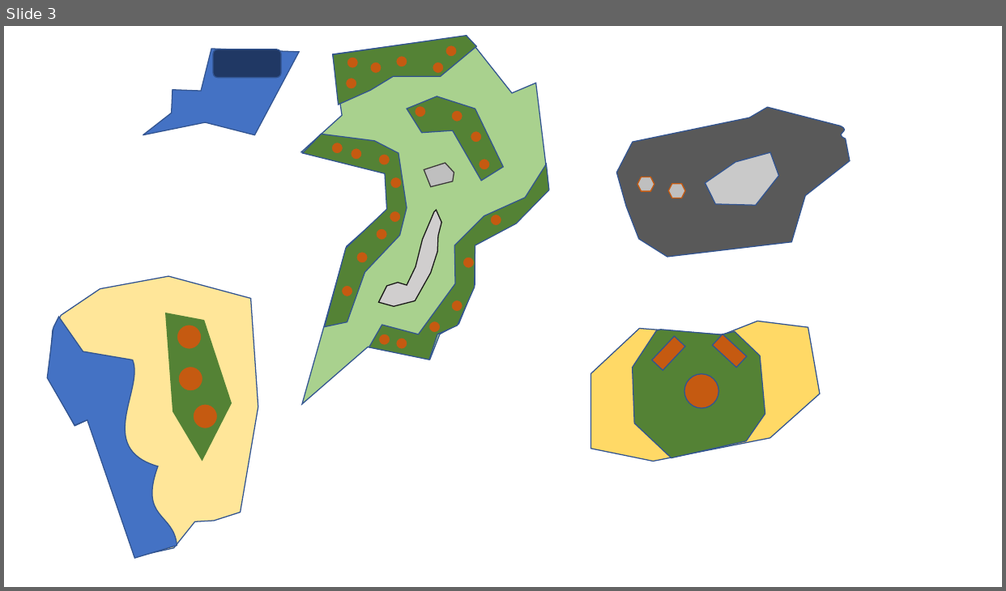
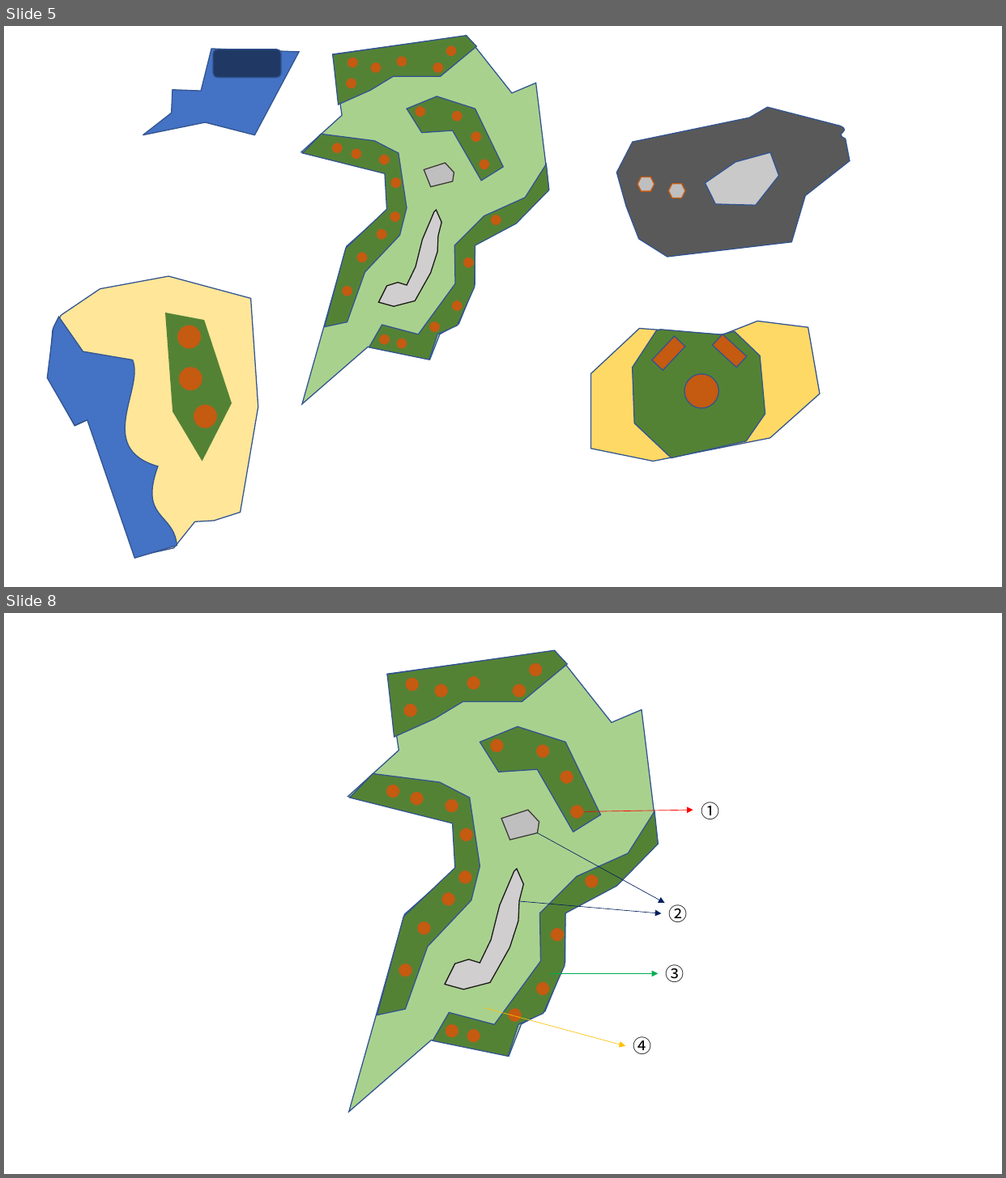
Before and after one commit to anglik0370/EscapeIsland, a slide deck: Document/맵/맵2.pptx. Shown one above the other, each under a label of ours: slide 3 before the commit, slides 5 and 8 after it; the slides between them are not shown. The pictures are 1006x591 and 1006x1178 pixels, drawn with LibreOffice and Linux fonts; fonts in the diff are those of the drawing. Boxes give left, top, right and bottom in pixels: in the first picture for what was removed or moved away, otherwise in the second. Text is boxed around its words. In the diff, an @@ line names an element or a change of style, - is before the commit and + after.

```diff
--- a/Document/맵/맵2.pptx
+++ b/Document/맵/맵2.pptx
@@ slide 8 added at (4,613,1002,1174), background #FFFFFF @@
@@ text added at (701,802,720,820), 18 pt, text #000000 @@
+①
@@ arrow added from (584, 812) to (693, 810), #FF0000 0.5 pt @@
@@ arrow added from (538, 833) to (665, 904), #002060 0.5 pt @@
@@ group added at (348,650,658,1112): 24 ellipses, 7 freeform shapes @@
@@ arrow added from (519, 901) to (661, 914), #002060 0.5 pt @@
@@ text added at (669,905,688,922), 18 pt, text #000000 @@
+②
@@ arrow added from (550, 973) to (658, 973), #00B050 0.5 pt @@
@@ text added at (665,965,684,982), 18 pt, text #000000 @@
+③
@@ arrow added from (484, 1008) to (625, 1046), #FFC000 0.5 pt @@
@@ text added at (633,1037,651,1054), 18 pt, text #000000 @@
+④
@@ what was slide 3 is now slide 5 @@
```
Also in this commit, not shown: 7 other slides added, 4 other files.
